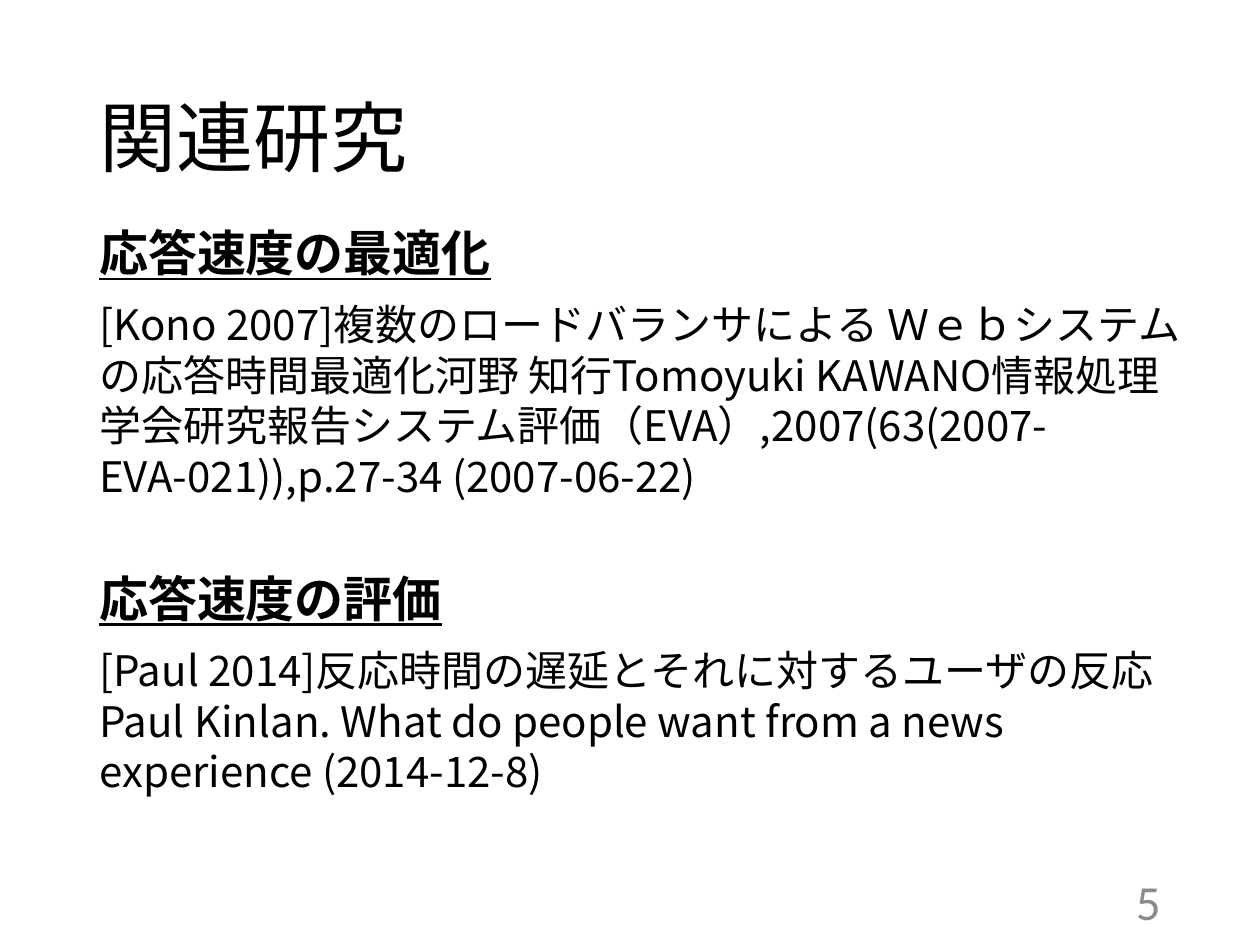
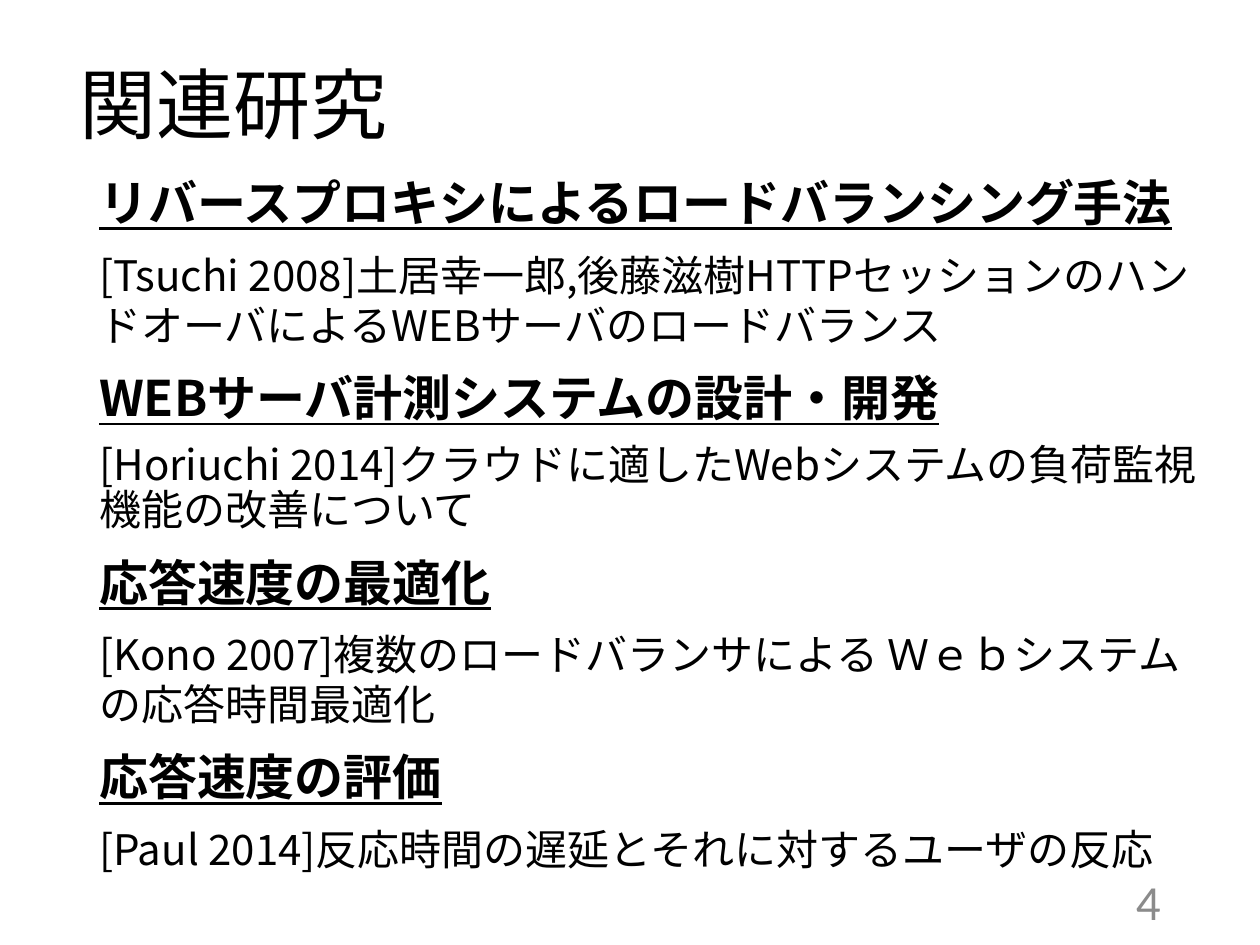
Before and after one commit to kait-takanolab/1821086_matsuo_thesis, a slide deck: slide 4 of 発表用/1821086_卒業研究発表会.pptx (slide 5 before the commit). Drawn at 1260x945 pixels with LibreOffice and Linux fonts; fonts in the diff are those of the drawing. Boxes give left, top, right and bottom in pixels: in the first picture for what was removed or moved away, otherwise in the second. Text is boxed around its words. In the diff, an @@ line names an element or a change of style, - is before the commit and + after.

```diff
--- a/発表用/1821086_卒業研究発表会.pptx
+++ b/発表用/1821086_卒業研究発表会.pptx
@@ title "関連研究": place and size @@
-title "関連研究" at <box>99,101,407,173</box>
+title "関連研究" at <box>79,68,387,140</box>
@@ text "リバースプロキシによるロードバランシング手法": place and size @@
-text "リバースプロキシによるロードバランシング手法" at <box>99,229,1153,797</box>
+text "リバースプロキシによるロードバランシング手法" at <box>99,178,1197,872</box>
@@ text at <box>99,178,1197,491</box>: paragraphs added @@
+リバースプロキシによるロードバランシング手法
+[Tsuchi 2008]土居幸一郎,後藤滋樹HTTPセッションのハンドオーバによるWEBサーバのロードバランス
+WEBサーバ計測システムの設計・開発
+[Horiuchi 2014]クラウドに適したWebシステムの負荷監視機能の改善について
@@ text at <box>99,634,878,677</box>: text changed @@
-[Kono 2007]複数のロードバランサによる Ｗｅｂシステムの応答時間最適化河野 知行Tomoyuki KAWANO情報処理学会研究報告システム評価（EVA）,2007(63(2007-EVA-021)),p.27-34 (2007-06-22)
+[Kono 2007]複数のロードバランサによる Ｗｅｂシステムの応答時間最適化
@@ text at <box>99,829,1153,872</box>: text changed @@
-[Paul 2014]反応時間の遅延とそれに対するユーザの反応
-Paul Kinlan. What do people want from a news experience (2014-12-8)
+[Paul 2014]反応時間の遅延とそれに対するユーザの反応
@@ page number at <box>1136,888,1161,920</box>: text changed @@
-5
+4
```
Also in this commit, not shown: 9 other slides changed, 1 slide added, 3 slides removed, 2 other files.
